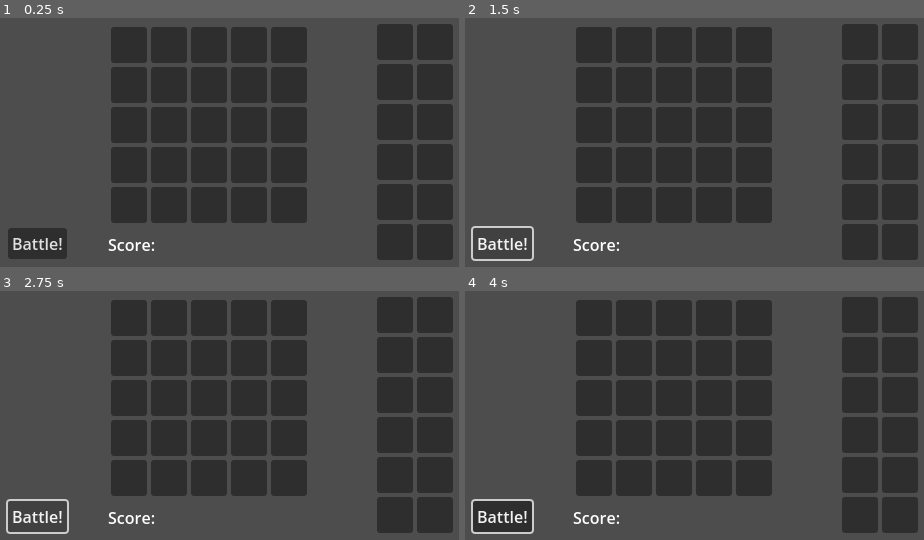
Above: before the commit, frames 1-4 (two rows, left to right).
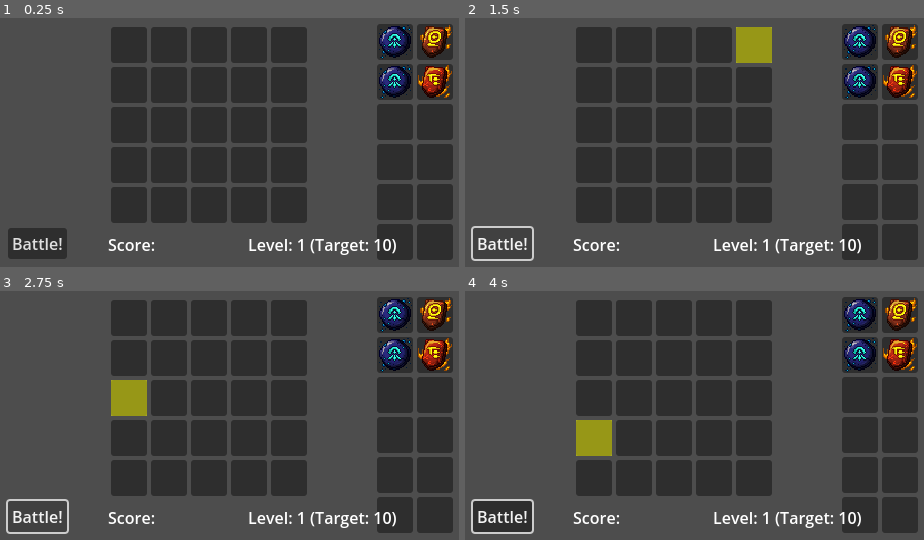
Above: after the commit, the same moments.

Repository: RenatoAAB/Runes
Game: Godot game, scene res://scenes/main.tscn
The game is run twice, just before and just after one commit, with the same random seed, the same clock (stepped at 60 frames per second) and the same inputs.
Inputs (mouse positions are in pixels of both pictures, inside the frame that each line leads up to):
- Up to frame 1 (0.25 s): no input
- Up to frame 2 (1.5 s): click "Battle!" at 0.5 s; click "Battle!" at 1.25 s
- Up to frame 3 (2.75 s): click "Battle!" at 2 s
- Up to frame 4 (4 s): move the mouse to (804, 393) at 2.77 s; move the mouse to (602, 420) at 3.52 s

The runs differ from the first frame. In frame 1, 3.4% of the frame differs, in the area x 54-99%, y 2-96%; in frame 2, 4.5%; in frame 3, 4.5%; in frame 4, 4.5%.

Commit message:
ajustes para uma base final

Diff:
--- a/scenes/main.tscn
+++ b/scenes/main.tscn
@@ -1,6 +1,6 @@
 [gd_scene load_steps=13 format=3 uid="uid://c654112svuun8"]
 
-[ext_resource type="Script" uid="uid://dlp2xojtverw0" path="res://scenes/main.gd" id="1_eb6dy"]
+[ext_resource type="Script" uid="uid://dq73w8ijdk043" path="res://scripts/main_controller.gd" id="1_eb6dy"]
 [ext_resource type="Script" uid="uid://bg0n7gpcqvw2c" path="res://scripts/logic/game_manager.gd" id="1_o6xl0"]
 [ext_resource type="Script" uid="uid://bmvi2d1q3u4lg" path="res://scripts/logic/grid_manager.gd" id="2_tipki"]
 [ext_resource type="Script" uid="uid://qhromqhnu80e" path="res://scripts/logic/inventory_manager.gd" id="3_85g3d"]
@@ -13,8 +13,18 @@
 [ext_resource type="Resource" uid="uid://djh6bup75oc57" path="res://resources/runes/rune_water_1.tres" id="6_jbj1t"]
 [ext_resource type="Script" uid="uid://c212fo845qvri" path="res://scripts/ui/tooltip_manager.gd" id="7_trceg"]
 
-[node name="Main" type="Node2D"]
+[node name="Main" type="Node2D" node_paths=PackedStringArray("game_manager", "grid_manager", "inventory_manager", "reader", "grid_container", "inventory_container", "score_label", "level_label", "grid_highlighter")]
 script = ExtResource("1_eb6dy")
+game_manager = NodePath("Managers/GameManager")
+grid_manager = NodePath("Managers/GridManager")
+inventory_manager = NodePath("Managers/InventoryManager")
+reader = NodePath("Managers/Reader")
+grid_container = NodePath("UI/GameUI/GridContainer")
+inventory_container = NodePath("UI/GameUI/InventoryContainer")
+score_label = NodePath("UI/GameUI/ScoreLabel")
+level_label = NodePath("UI/GameUI/LevelLabel")
+slot_scene = ExtResource("5_ya4ey")
+grid_highlighter = NodePath("UI/GridHighlighter")
 
 [node name="Managers" type="Node" parent="."]
 
@@ -23,6 +33,7 @@
 reader = NodePath("../Reader")
 inventory_manager = NodePath("../InventoryManager")
 grid_manager = NodePath("../GridManager")
+base_target_score = 10
 available_runes = Array[ExtResource("3_trceg")]([ExtResource("4_a8y0u"), ExtResource("5_jkv2x"), ExtResource("6_jbj1t")])
 
 [node name="GridManager" type="Node" parent="Managers"]
@@ -35,6 +46,7 @@
 [node name="Reader" type="Node" parent="Managers" node_paths=PackedStringArray("grid_manager")]
 script = ExtResource("4_choun")
 grid_manager = NodePath("../GridManager")
+step_delay = 0.2
 
 [node name="UI" type="CanvasLayer" parent="."]
 
@@ -52,7 +64,7 @@
 offset_bottom = 224.0
 columns = 5
 
-[node name="Slot" parent="UI/GameUI/GridContainer" instance=ExtResource("5_ya4ey")]
+[node name="Slot1" parent="UI/GameUI/GridContainer" instance=ExtResource("5_ya4ey")]
 layout_mode = 2
 
 [node name="Slot2" parent="UI/GameUI/GridContainer" instance=ExtResource("5_ya4ey")]
@@ -186,6 +198,14 @@
 offset_right = 163.0
 offset_bottom = 257.0
 text = "Score:"
+
+[node name="LevelLabel" type="Label" parent="UI/GameUI"]
+layout_mode = 0
+offset_left = 255.0
+offset_top = 234.0
+offset_right = 303.0
+offset_bottom = 257.0
+text = "Level"
 
 [node name="GridHighlighter" type="Node" parent="UI" node_paths=PackedStringArray("grid_manager") groups=["grid_highlighter"]]
 script = ExtResource("6_eb6dy")
--- a/scripts/data/effects/conditions/condition_neighbor_count.gd
+++ b/scripts/data/effects/conditions/condition_neighbor_count.gd
@@ -19,3 +19,13 @@
 
 func get_relevant_slots(source_rune: RuneInstance, context: BattleContext, source_slot: GridSlot) -> Array[GridSlot]:
 	return context.grid.get_neighbors(source_slot.grid_position, check_diagonals)
+
+func get_description() -> String:
+	var type = "neighbors"
+	if check_diagonals:
+		type += " (incl. diag)"
+
+	if exact_match:
+		return "exactly %d %s" % [required_count, type]
+	else:
+		return "at least %d %s" % [required_count, type]
--- a/scripts/data/effects/payloads/payload_add_score.gd
+++ b/scripts/data/effects/payloads/payload_add_score.gd
@@ -7,3 +7,6 @@
 	# Decoupled implementation using BattleContext
 	print("Adding Score: %d from Rune %s" % [score_amount, source_rune.data.rune_name])
 	context.add_score(score_amount, source_rune)
+
+func get_description() -> String:
+	return "Adds %d Score" % score_amount
--- a/scripts/data/rune_effect.gd
+++ b/scripts/data/rune_effect.gd
@@ -20,3 +20,11 @@
 	if condition.evaluate(source_rune, context, source_slot):
 		var targets = target.get_targets(source_rune, context, source_slot)
 		payload.execute(targets, source_rune, context)
+
+func get_description() -> String:
+	var desc = ""
+	if payload and payload.has_method("get_description"):
+		desc += payload.get_description()
+	if condition and condition.has_method("get_description"):
+		desc += " if " + condition.get_description()
+	return desc
--- a/scripts/logic/game_manager.gd
+++ b/scripts/logic/game_manager.gd
@@ -39,6 +39,7 @@
 
 func start_game() -> void:
 	current_level = 1
+	grid_manager.clear_grid()
 	_setup_initial_inventory()
 	start_level()
 
--- a/scripts/logic/grid_manager.gd
+++ b/scripts/logic/grid_manager.gd
@@ -8,6 +8,8 @@
 
 # 1D Array representing 5x5 grid. Index = y * WIDTH + x
 var grid: Array[GridSlot] = []
+
+signal slot_changed(coord: Vector2i)
 
 func _ready() -> void:
 	_init_grid()
@@ -75,6 +77,7 @@
 	if slot and slot.is_empty():
 		var instance = RuneInstance.new(rune_data)
 		slot.set_rune(instance)
+		slot_changed.emit(coord)
 		return true
 	return false
 
@@ -99,6 +102,9 @@
 	from_slot.set_rune(rune_b)
 	to_slot.set_rune(rune_a)
 
+	slot_changed.emit(from_coord)
+	slot_changed.emit(to_coord)
+
 	return true
 
 func process_round_end() -> void:
@@ -106,3 +112,9 @@
 		slot.process_states()
 		if slot.rune:
 			slot.rune.reset_state()
+
+func clear_grid() -> void:
+	for slot in grid:
+		if not slot.is_empty():
+			slot.remove_rune()
+			slot_changed.emit(slot.grid_position)
--- a/scripts/logic/inventory_manager.gd
+++ b/scripts/logic/inventory_manager.gd
@@ -3,6 +3,8 @@
 
 ## Manages the player's inventory of Runes.
 ## Simple list-based inventory for now, can be expanded to a grid later.
+
+signal inventory_updated
 
 var runes: Array[RuneInstance] = []
 @export var max_slots: int = 10
@@ -11,10 +13,12 @@
 	if runes.size() >= max_slots:
 		return false
 	runes.append(rune)
+	inventory_updated.emit()
 	return true
 
 func remove_rune(rune: RuneInstance) -> void:
 	runes.erase(rune)
+	inventory_updated.emit()
 
 func get_rune_at(index: int) -> RuneInstance:
 	if index >= 0 and index < runes.size():
--- /dev/null
+++ b/scripts/main_controller.gd
@@ -0,0 +1,196 @@
+class_name MainController
+extends Node
+
+## The "Glue" script that connects Logic to UI.
+## Attaches to the Root Node of the Main Scene.
+
+@export_group("Managers")
+@export var game_manager: GameManager
+@export var grid_manager: GridManager
+@export var inventory_manager: InventoryManager
+@export var reader: Reader
+
+@export_group("UI Containers")
+@export var grid_container: Control # GridContainer
+@export var inventory_container: Control # HBoxContainer or GridContainer
+@export var score_label: Label
+@export var level_label: Label
+
+# We need a PackedScene for the SlotUI to instantiate them dynamically
+# You can assign this in Inspector, or we can try to load it if it exists.
+@export var slot_scene: PackedScene
+
+@export var grid_highlighter: GridHighlighter
+
+# Map to keep track of UI instances
+var grid_ui_slots: Dictionary = {} # Vector2i -> SlotUI
+var inventory_ui_slots: Array[SlotUI] = []
+
+func _ready() -> void:
+	# Wait for managers to be ready
+	await get_tree().process_frame
+
+	_generate_grid_ui()
+	_generate_inventory_ui()
+
+	# Connect Signals
+	if inventory_manager:
+		inventory_manager.inventory_updated.connect(_on_inventory_updated)
+		# Force initial update in case items were added before we connected
+		_on_inventory_updated()
+
+	if grid_manager:
+		grid_manager.slot_changed.connect(_on_grid_slot_changed)
+
+	if reader:
+		reader.step_started.connect(_on_reader_step)
+		reader.step_completed.connect(_on_reader_step_done)
+		reader.score_updated.connect(_on_score_updated)
+
+	if game_manager:
+		game_manager.level_started.connect(_on_level_started)
+		# Force initial update in case level started before we connected
+		_on_level_started(game_manager.current_level, game_manager.current_target_score)
+
+	if grid_highlighter:
+		grid_highlighter.request_highlight.connect(_on_request_highlight)
+
+func _on_request_highlight(coord: Vector2i, color: Color) -> void:
+	if coord == Vector2i(-1, -1):
+		# Clear all
+		for slot in grid_ui_slots.values():
+			slot.set_highlight(Color(0, 0, 0, 0))
+	elif grid_ui_slots.has(coord):
+		grid_ui_slots[coord].set_highlight(color)
+
+# --- UI Generation ---
+
+func _generate_grid_ui() -> void:
+	# Clear existing children if any (useful for restarts)
+	for child in grid_container.get_children():
+		child.queue_free()
+	grid_ui_slots.clear()
+
+	for y in range(GridManager.GRID_SIZE):
+		for x in range(GridManager.GRID_SIZE):
+			var slot_ui = _create_slot_ui()
+			grid_container.add_child(slot_ui)
+
+			slot_ui.grid_coord = Vector2i(x, y)
+			slot_ui.rune_dropped.connect(_on_rune_dropped)
+
+			grid_ui_slots[Vector2i(x, y)] = slot_ui
+
+func _generate_inventory_ui() -> void:
+	for child in inventory_container.get_children():
+		child.queue_free()
+	inventory_ui_slots.clear()
+
+	# Create fixed number of inventory slots
+	for i in range(inventory_manager.max_slots):
+		var slot_ui = _create_slot_ui()
+		inventory_container.add_child(slot_ui)
+
+		slot_ui.inventory_index = i
+		slot_ui.rune_dropped.connect(_on_rune_dropped)
+
+		inventory_ui_slots.append(slot_ui)
+
+func _create_slot_ui() -> SlotUI:
+	if slot_scene:
+		return slot_scene.instantiate() as SlotUI
+	else:
+		# Fallback if no scene assigned: Create programmatically
+		var slot = SlotUI.new()
+		slot.custom_minimum_size = Vector2(64, 64)
+		# Add a background style for visibility
+		var style = StyleBoxFlat.new()
+		style.bg_color = Color(0.2, 0.2, 0.2)
+		style.border_width_left = 2
+		style.border_width_top = 2
+		style.border_width_right = 2
+		style.border_width_bottom = 2
+		style.border_color = Color(0.5, 0.5, 0.5)
+		slot.add_theme_stylebox_override("panel", style)
+		return slot
+
+# --- Signal Handlers ---
+
+func _on_inventory_updated() -> void:
+	# Refresh all inventory slots
+	for i in range(inventory_ui_slots.size()):
+		var slot_ui = inventory_ui_slots[i]
+		var rune = inventory_manager.get_rune_at(i)
+		slot_ui.set_rune(rune)
+
+func _on_grid_slot_changed(coord: Vector2i) -> void:
+	if grid_ui_slots.has(coord):
+		var slot_ui = grid_ui_slots[coord]
+		var logic_slot = grid_manager.get_slot(coord)
+		slot_ui.set_rune(logic_slot.rune)
+
+func _on_rune_dropped(rune: RuneInstance, target_slot_ui: SlotUI) -> void:
+	# Determine source and destination
+	# This is a simplified logic. In a full game, we'd handle swapping, etc.
+
+	# 1. If dropped on Grid
+	if target_slot_ui.grid_coord != Vector2i(-1, -1):
+		# Check if we are moving from Inventory or Grid
+		# For now, let's assume we are moving FROM inventory (since we don't track source coord in drag data yet)
+		# Wait, RuneUI._get_drag_data passes "source_ui".
+
+		# We need to find where the rune came from.
+		# But RuneInstance is unique. We can check if it's in inventory.
+
+		if inventory_manager.runes.has(rune):
+			# Move from Inventory -> Grid
+			if grid_manager.place_rune(rune.data, target_slot_ui.grid_coord):
+				inventory_manager.remove_rune(rune)
+		else:
+			# Move from Grid -> Grid (Swap/Move)
+			# We need to find the source coordinate.
+			var source_coord = _find_rune_coord(rune)
+			if source_coord != Vector2i(-1, -1):
+				grid_manager.move_rune(source_coord, target_slot_ui.grid_coord)
+
+	# 2. If dropped on Inventory (Optional: Unequip)
+	elif target_slot_ui.inventory_index != -1:
+		# Move Grid -> Inventory
+		var source_coord = _find_rune_coord(rune)
+		if source_coord != Vector2i(-1, -1):
+			# Remove from grid
+			var slot = grid_manager.get_slot(source_coord)
+			slot.remove_rune()
+			grid_manager.slot_changed.emit(source_coord) # Force update
+
+			# Add to inventory
+			inventory_manager.add_rune(rune)
+
+func _find_rune_coord(rune: RuneInstance) -> Vector2i:
+	for y in range(GridManager.GRID_SIZE):
+		for x in range(GridManager.GRID_SIZE):
+			var coord = Vector2i(x, y)
+			var slot = grid_manager.get_slot(coord)
+			if slot.rune == rune:
+				return coord
+	return Vector2i(-1, -1)
+
+# --- Visual Feedback ---
+
+func _on_reader_step(coord: Vector2i) -> void:
+	if grid_ui_slots.has(coord):
+		var slot_ui = grid_ui_slots[coord]
+		slot_ui.set_highlight(Color(1, 1, 0, 0.5)) # Yellow highlight for reader
+
+func _on_reader_step_done(coord: Vector2i) -> void:
+	if grid_ui_slots.has(coord):
+		var slot_ui = grid_ui_slots[coord]
+		slot_ui.set_highlight(Color(0, 0, 0, 0)) # Clear
+
+func _on_score_updated(new_total: int) -> void:
+	if score_label:
+		score_label.text = "Score: %d" % new_total
+
+func _on_level_started(level: int, target: int) -> void:
+	if level_label:
+		level_label.text = "Level: %d (Target: %d)" % [level, target]
--- a/scripts/ui/rune_ui.gd
+++ b/scripts/ui/rune_ui.gd
@@ -23,6 +23,11 @@
 	var tooltip_manager = get_tree().get_first_node_in_group("tooltip_manager")
 	if tooltip_manager and tooltip_manager.has_method("show_tooltip"):
 		var info = "%s\n%s\nTier: %d" % [rune_instance.data.rune_name, GameEnums.Element.keys()[rune_instance.data.element], rune_instance.data.tier]
+
+		# Add effects description
+		for effect in rune_instance.data.effects:
+			info += "\n- " + effect.get_description()
+
 		tooltip_manager.show_tooltip(info)
 
 	var highlighter = get_tree().get_first_node_in_group("grid_highlighter")
--- a/scripts/ui/slot_ui.gd
+++ b/scripts/ui/slot_ui.gd
@@ -41,7 +41,7 @@
 		rune_ui = RuneUI.new()
 		rune_ui.expand_mode = TextureRect.EXPAND_IGNORE_SIZE
 		rune_ui.stretch_mode = TextureRect.STRETCH_KEEP_ASPECT_CENTERED
-		rune_ui.custom_minimum_size = Vector2(64, 64) # Example size
+		rune_ui.custom_minimum_size = Vector2(32, 32)
 		add_child(rune_ui)
 		rune_ui.setup(rune)
 
Not shown, added: scripts/main_controller.gd.uid
